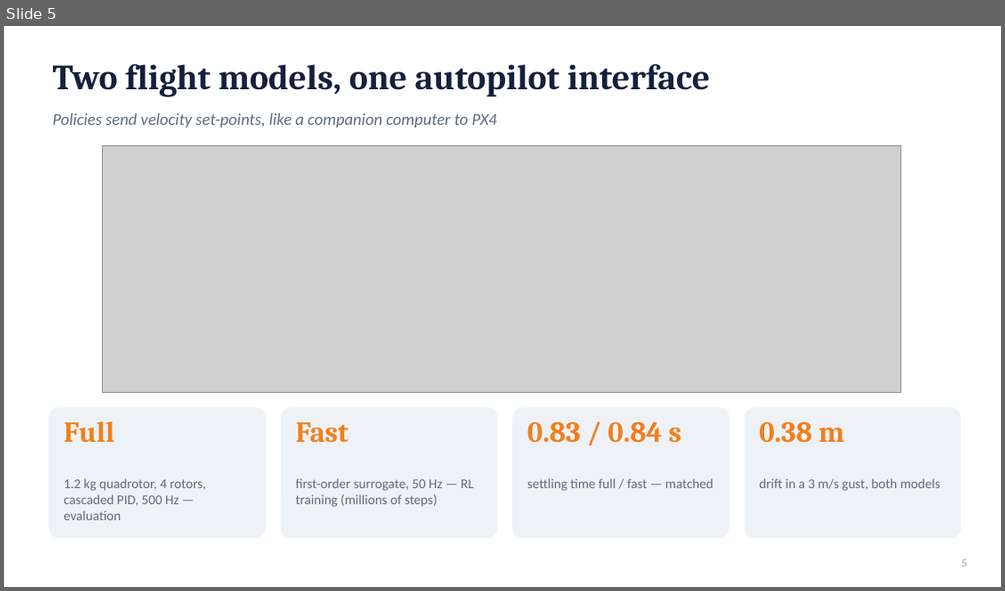
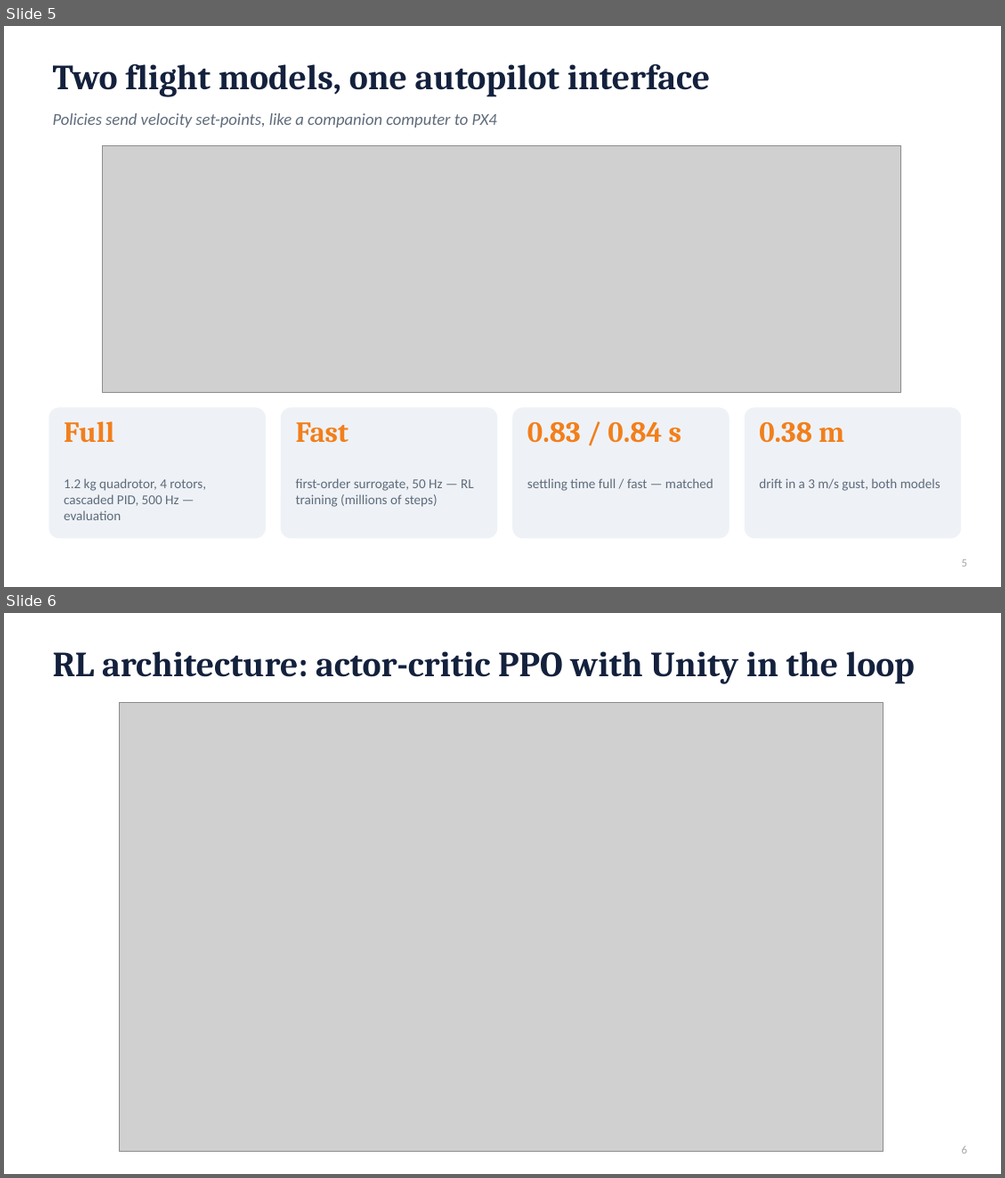
Before and after one commit to cosmosapien200/communication-drone-relay-sim, a slide deck: Report/Communication_Drone_Presentation.pptx. Shown one above the other, each under a label of ours: slide 5 before the commit, slides 5 and 6 after it. The pictures are 1005x591 and 1005x1178 pixels, drawn with LibreOffice and Linux fonts; fonts in the diff are those of the drawing; grey boxes stand for pictures. Boxes give left, top, right and bottom in pixels: in the first picture for what was removed or moved away, otherwise in the second. Text is boxed around its words. In the diff, an @@ line names an element or a change of style, - is before the commit and + after.

```diff
--- a/Report/Communication_Drone_Presentation.pptx
+++ b/Report/Communication_Drone_Presentation.pptx
@@ slide 6 added at <box>4,613,1001,1174</box>, background #FFFFFF @@
@@ text added at <box>53,651,914,684</box>, 34 pt, text #14213D, bold @@
+RL architecture: actor-critic PPO with Unity in the loop
@@ picture added at <box>119,703,882,1151</box> @@
@@ text added at <box>962,1145,967,1153</box>, 11 pt, text #A6A6A6 @@
+6
```
Also in this commit, not shown: 8 slides changed, 1 other slide added, 30 other files.
